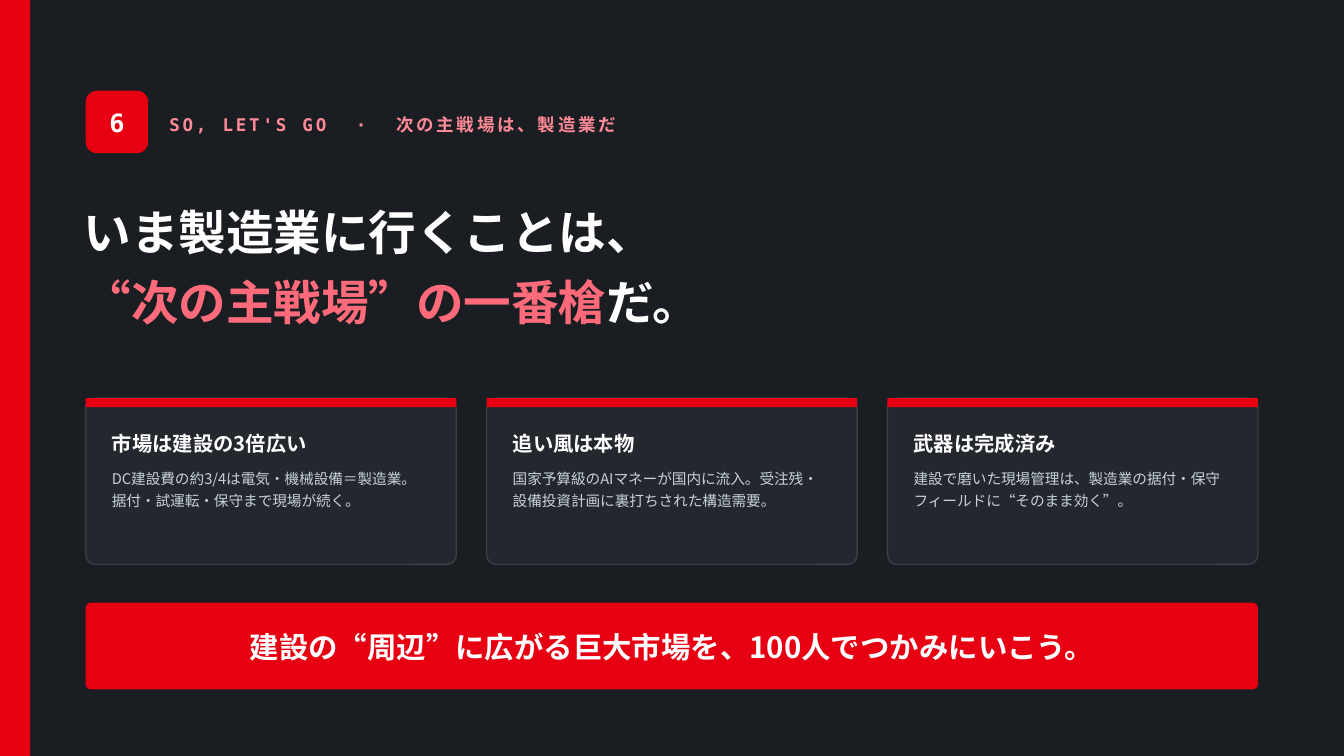
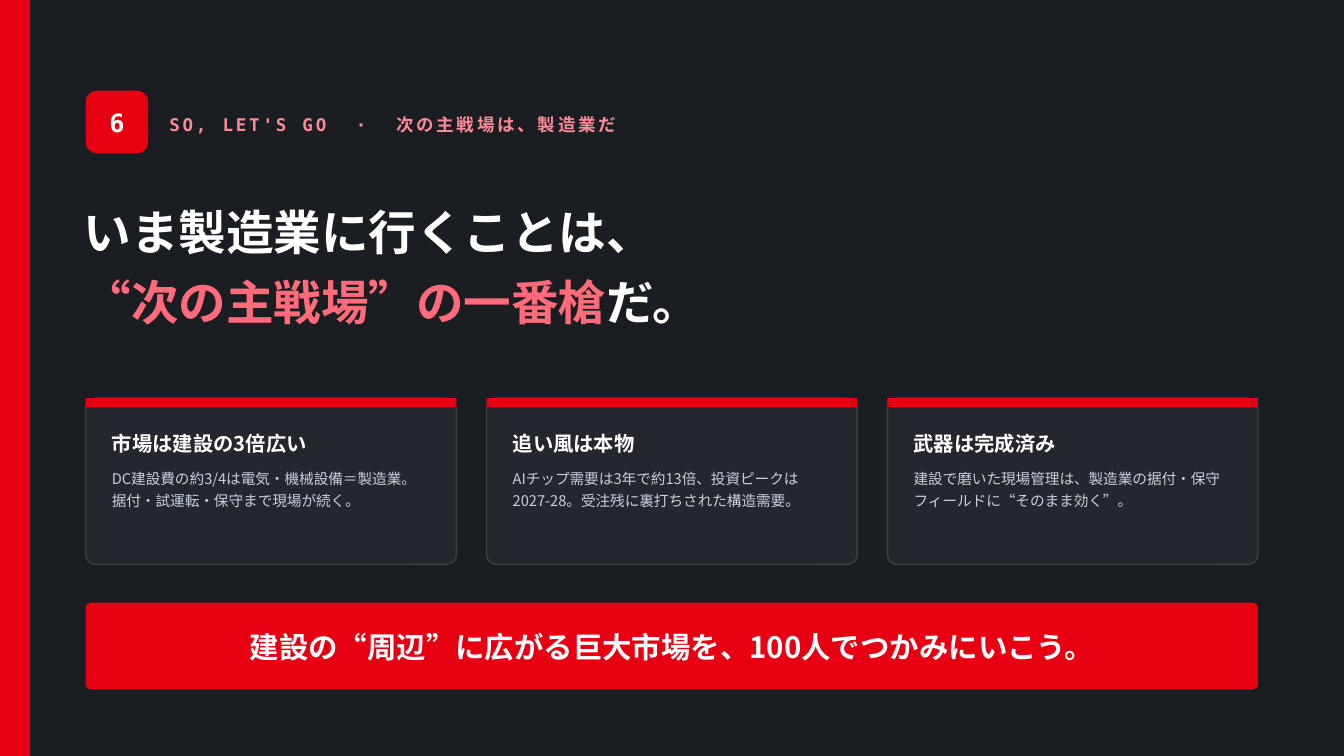
Before and after one commit to kogit834/AI-valuechain, a slide deck: slide 7 of output/andpad_soukai_ai_deck.pptx. Drawn at 1344x756 pixels with LibreOffice and Linux fonts; fonts in the diff are those of the drawing. Boxes give left, top, right and bottom in pixels: in the first picture for what was removed or moved away, otherwise in the second. Text is boxed around its words. In the diff, an @@ line names an element or a change of style, - is before the commit and + after.

```diff
--- a/output/andpad_soukai_ai_deck.pptx
+++ b/output/andpad_soukai_ai_deck.pptx
@@ text at (513, 471, 800, 507): text changed @@
-国家予算級のAIマネーが国内に流入。受注残・設備投資計画に裏打ちされた構造需要。
+AIチップ需要は3年で約13倍、投資ピークは2027-28。受注残に裏打ちされた構造需要。
```
Also in this commit, not shown: 3 other slides changed, 1 slide added, 1 slide removed, 1 other file.
